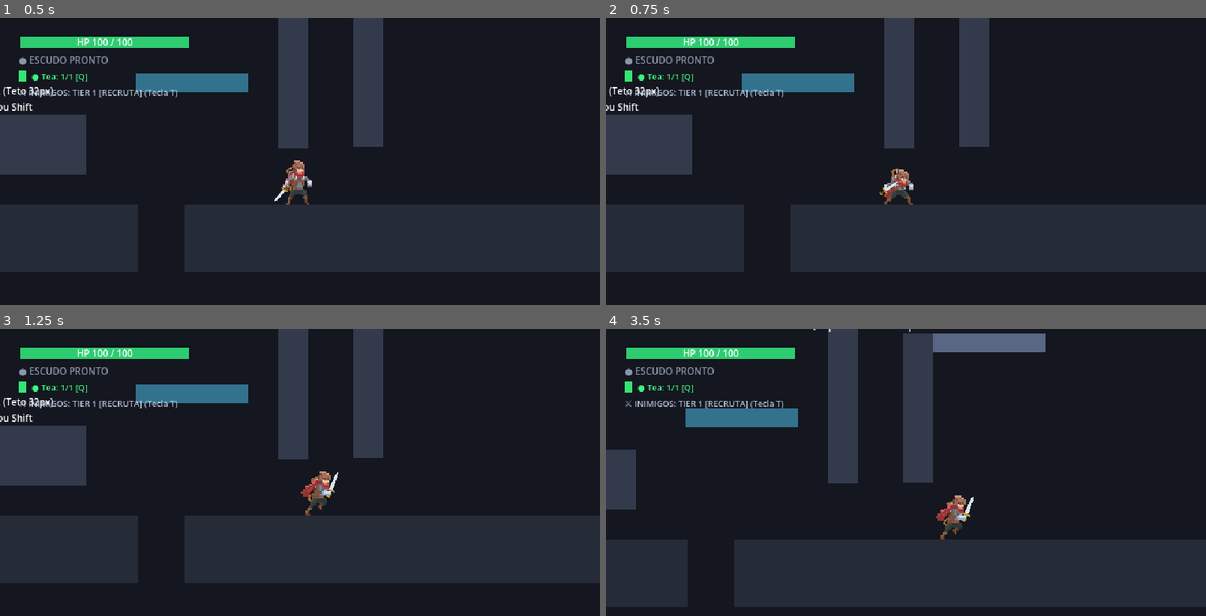
Above: before the commit, frames 1-4 (two rows, left to right).
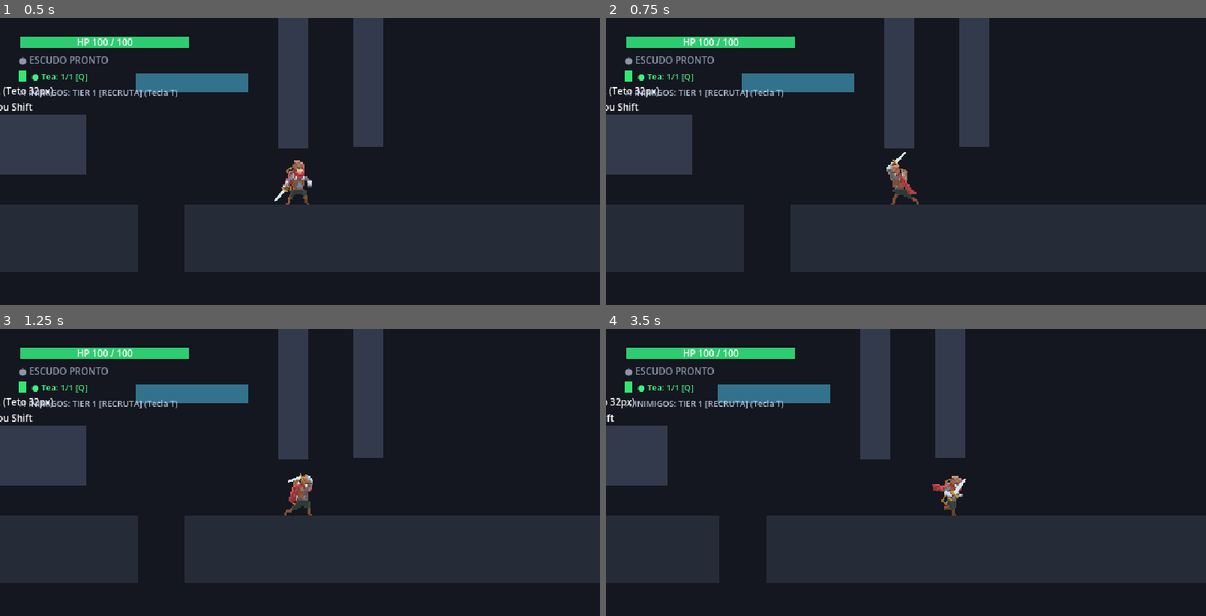
Above: after the commit, the same moments.

Repository: Theadrill/Godot-Roguelike-Prototype
Game: Godot game, scene res://src/world/movement_gym.tscn
Same seed, same stepped clock (60 frames per second), same inputs: the game is played once before the commit and once after it.
Inputs (mouse positions are in pixels of both pictures, inside the frame that each line leads up to):
- Up to frame 1 (0.5 s): no input
- Up to frame 2 (0.75 s): tap A (move_left) at 0.5 s; move the mouse to (1038, 170) at 0.52 s; press the mouse at (1038, 170) at 0.53 s; hold D (move_right) from 0.53 s (still down)
- Up to frame 3 (1.25 s): keep holding D (move_right); tap Space (jump) at 0.77 s
- Up to frame 4 (3.5 s): tap A (move_left) at 1.25, 2 s; move the mouse to (786, 515) at 1.27 s; release the mouse at (786, 515) at 1.28 s; right-click (786, 515) at 1.35 s; tap Space (jump) at 1.52, 3.02 s; move the mouse to (966, 423) at 2.02 s; release D (move_right) at 2.03 s; hold A (move_left) 2.03-2.78 s; tap Q (heal) at 2.1 s; move the mouse to (876, 564) at 2.77 s; hold D (move_right) from 2.78 s (still down); tap E (interact) at 2.85 s; click (876, 564) at 2.92 s

Frame 1 is identical in both runs. In frame 2, 0.5% of the frame differs, in the area x 45-53%, y 46-66%; in frame 3, 0.8%; in frame 4, 33%, in the area x 0-100%, y 0-97%.

Commit message:
tune(combat): dobrar duracao de golpes e triplicar cooldowns nas armas corpo a corpo

Diff:
--- a/src/entities/equipment/axes/weapon_axe_base.tres
+++ b/src/entities/equipment/axes/weapon_axe_base.tres
@@ -13,10 +13,10 @@
 rumble_weak = 0.5
 rumble_strong = 0.85
 rumble_duration = 0.1
-combo_durations = Array[float]([0.22, 0.22, 0.35])
+combo_durations = Array[float]([0.44, 0.44, 0.7])
 forward_impulses = Array[float]([45.0, 65.0, 130.0])
-attack_cooldown = 0.18
-combo_finisher_cooldown = 0.28
+attack_cooldown = 0.54
+combo_finisher_cooldown = 0.84
 equipment_name = "Battle Axe"
 slot_type = 2
 visual_scene = ExtResource("2_visual")
--- a/src/entities/equipment/daggers/weapon_dagger_base.tres
+++ b/src/entities/equipment/daggers/weapon_dagger_base.tres
@@ -12,10 +12,10 @@
 rumble_weak = 0.25
 rumble_strong = 0.45
 rumble_duration = 0.05
-combo_durations = Array[float]([0.12, 0.12, 0.18])
+combo_durations = Array[float]([0.24, 0.24, 0.36])
 forward_impulses = Array[float]([60.0, 75.0, 110.0])
-attack_cooldown = 0.08
-combo_finisher_cooldown = 0.15
+attack_cooldown = 0.24
+combo_finisher_cooldown = 0.45
 equipment_name = "Twin Daggers"
 slot_type = 0
 visual_scene = ExtResource("2_visual")
--- a/src/entities/equipment/hammers/weapon_hammer_base.tres
+++ b/src/entities/equipment/hammers/weapon_hammer_base.tres
@@ -17,10 +17,10 @@
 rumble_weak = 0.6
 rumble_strong = 0.95
 rumble_duration = 0.12
-combo_durations = Array[float]([0.26, 0.26, 0.42])
+combo_durations = Array[float]([0.52, 0.52, 0.84])
 forward_impulses = Array[float]([50.0, 70.0, 160.0])
-attack_cooldown = 0.22
-combo_finisher_cooldown = 0.35
+attack_cooldown = 0.66
+combo_finisher_cooldown = 1.05
 equipment_name = "War Hammer"
 slot_type = 2
 visual_scene = ExtResource("2_visual")
--- a/src/entities/equipment/swords/weapon_sword_base.tres
+++ b/src/entities/equipment/swords/weapon_sword_base.tres
@@ -12,10 +12,10 @@
 rumble_weak = 0.4
 rumble_strong = 0.7
 rumble_duration = 0.08
-combo_durations = Array[float]([0.18, 0.18, 0.28])
+combo_durations = Array[float]([0.36, 0.36, 0.56])
 forward_impulses = Array[float]([80.0, 100.0, 140.0])
-attack_cooldown = 0.14
-combo_finisher_cooldown = 0.22
+attack_cooldown = 0.42
+combo_finisher_cooldown = 0.66
 equipment_name = "Steel Broadsword"
 slot_type = 0
 visual_scene = ExtResource("2_visual")
--- a/src/entities/player/states/attack_state.gd
+++ b/src/entities/player/states/attack_state.gd
@@ -31,7 +31,8 @@
 
 	is_charging = false
 	var elapsed_sec: float = float(Time.get_ticks_msec() - last_attack_end_msec) / 1000.0
-	if elapsed_sec <= COMBO_WINDOW and last_completed_step >= 0 and (last_completed_step + 1 < player.weapon.combo_durations.size()):
+	var combo_window: float = player.weapon.attack_cooldown + 0.45 if player.weapon else COMBO_WINDOW
+	if elapsed_sec <= combo_window and last_completed_step >= 0 and (last_completed_step + 1 < player.weapon.combo_durations.size()):
 		current_step = last_completed_step + 1
 	else:
 		current_step = 0
